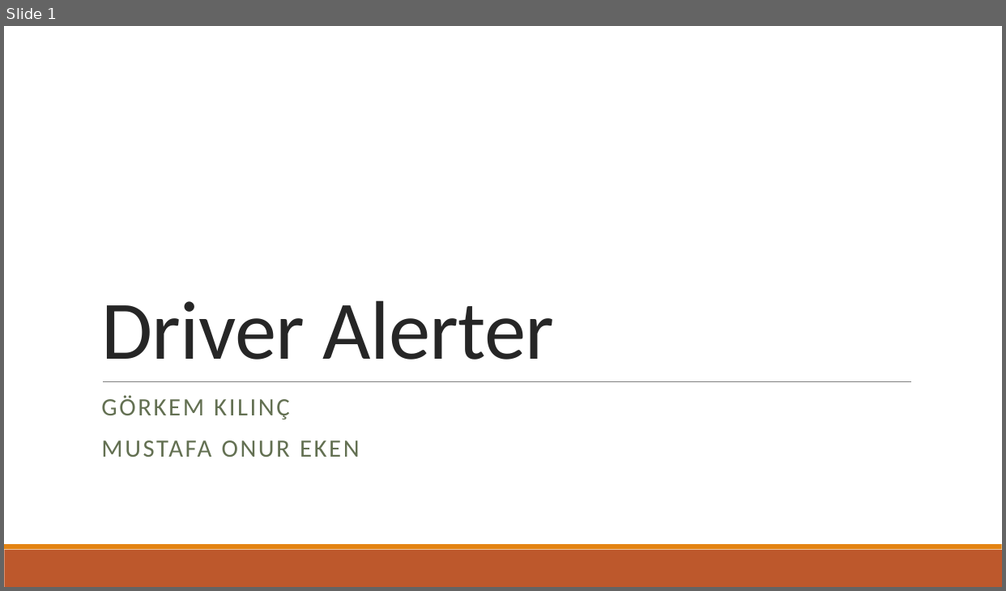
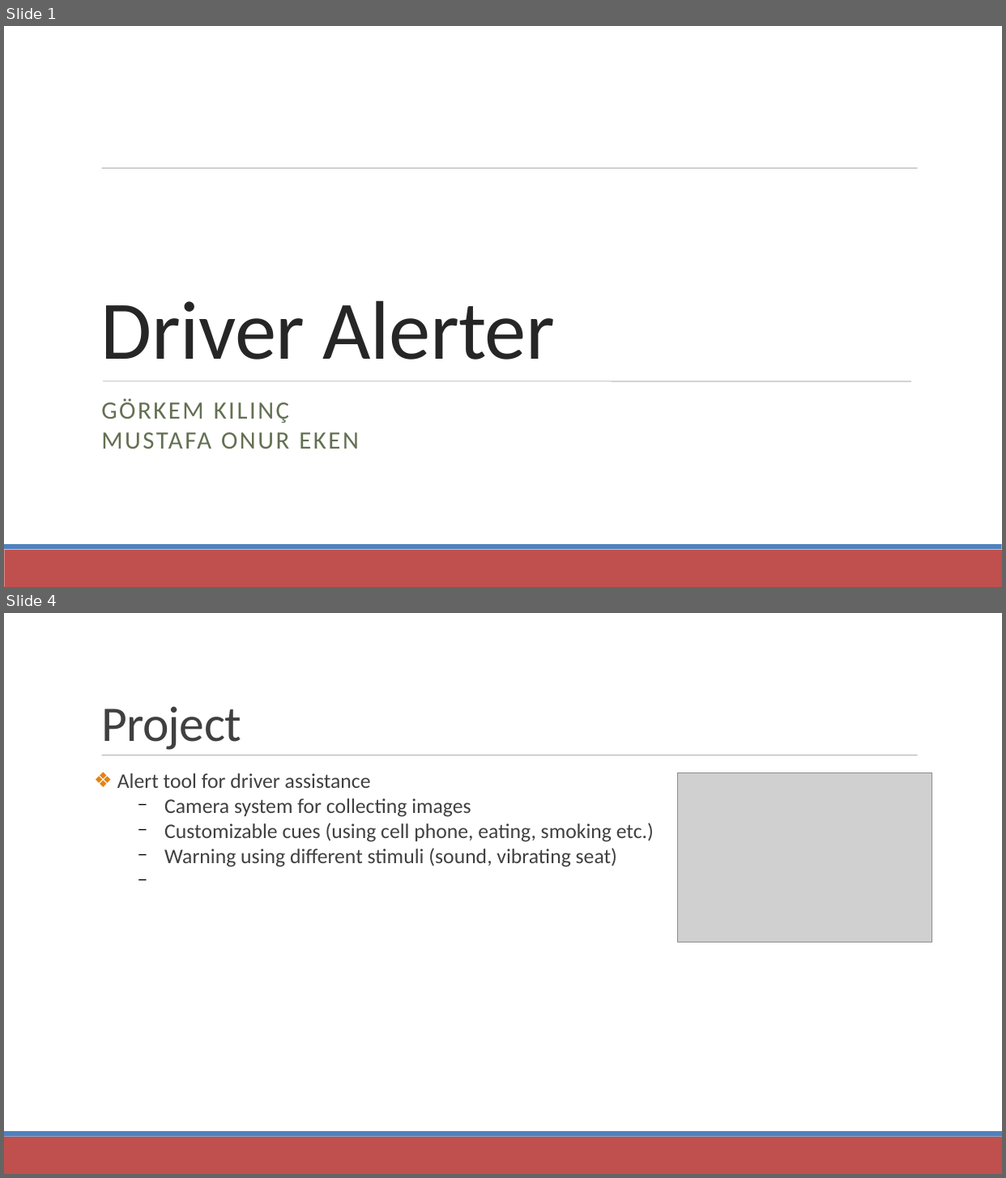
Before and after one commit to grkem1/InnovationHack, a slide deck: presentation.pptx. Shown one above the other, each under a label of ours: slide 1 before the commit, slides 1 and 4 after it; the slides between them are not shown. The pictures are 1006x591 and 1006x1178 pixels, drawn with LibreOffice and Linux fonts; fonts in the diff are those of the drawing; grey boxes stand for pictures. Boxes give left, top, right and bottom in pixels: in the first picture for what was removed or moved away, otherwise in the second. Text is boxed around its words. In the diff, an @@ line names an element or a change of style, - is before the commit and + after.

```diff
--- a/presentation.pptx
+++ b/presentation.pptx
@@ slide 4 added at (4, 613, 1002, 1174), background #FFFFFF; not listed: 3 template elements that a slide beside it also shows @@
@@ text added at (101, 706, 241, 750), 48 pt, text #404040 @@
+Project
@@ text added at (117, 773, 654, 867), 20 pt, text #404040 @@
+❖ Alert tool for driver assistance
+  − Camera system for collecting images
+  − Customizable cues (using cell phone, eating, smoking etc.)
+  − Warning using different stimuli (sound, vibrating seat)
@@ picture added at (678, 773, 932, 943) @@
@@ slide 1 changed as well @@
@@ line added from (102, 169) to (918, 169), #808080 0.51 pt @@
@@ line (103, 382) - (911, 382): stroke #808080 0.5 pt to #808080 0.51 pt @@
@@ text "GÖRKEM KILINÇ" at (101, 399, 359, 449): line spacing 0.9 to 1; less space between paragraphs @@
@@ rectangle at (4, 550, 1002, 587): fill #BD582C to #C0504D @@
@@ rectangle at (4, 544, 1002, 550): fill #E48312 to #4F81BD @@
```
Also in this commit, not shown: 1 other slide changed, 4 other slides added, 1 slide removed, 1 other file.
